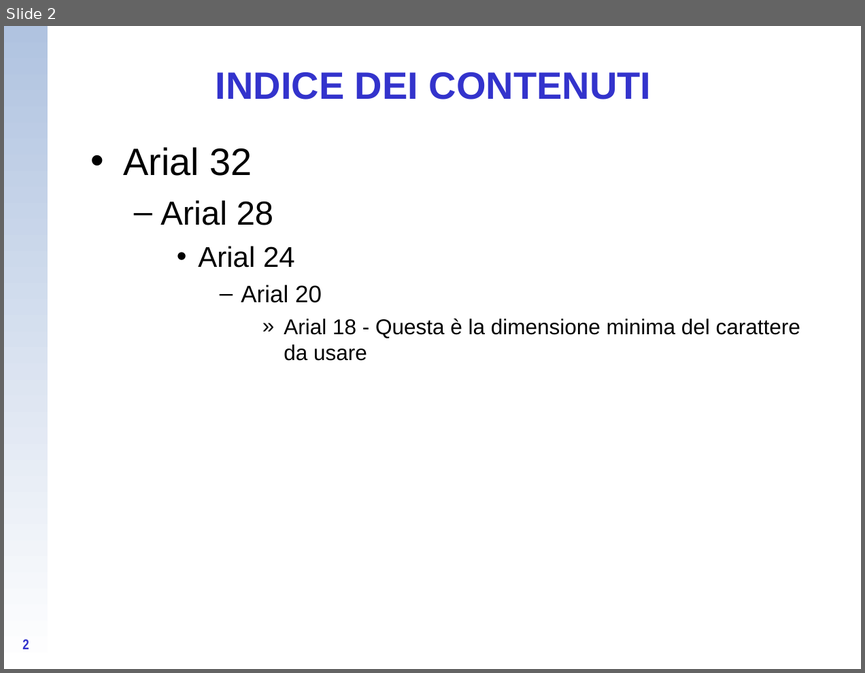
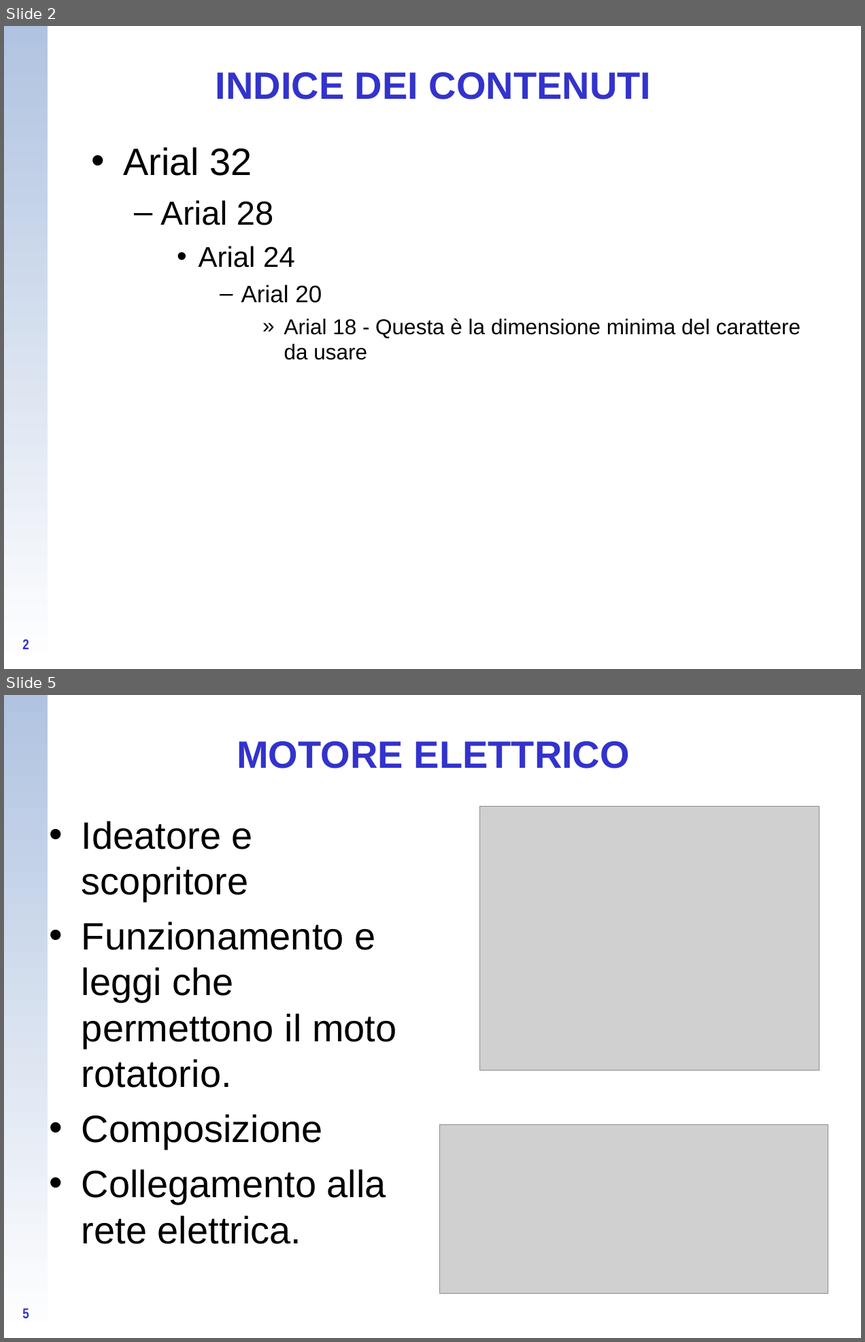
Before and after one commit to CampelloManuel/progetto-esame, a slide deck: tesina/Presentazione_tipo_Energia (te ne ho salvata una copia fusco, sei libero di usarla).ppt. Shown one above the other, each under a label of ours: slide 2 before the commit, slides 2 and 5 after it; the slides between them are not shown. The pictures are 865x673 and 865x1342 pixels, drawn with LibreOffice and Linux fonts; fonts in the diff are those of the drawing; grey boxes stand for pictures; background and template pictures are left out. Boxes give left, top, right and bottom in pixels: in the first picture for what was removed or moved away, otherwise in the second. Text is boxed around its words. In the diff, an @@ line names an element or a change of style, - is before the commit and + after.

```diff
--- a/tesina/Presentazione_tipo_Energia (te ne ho salvata una copia fusco, sei libero di usarla).ppt
+++ b/tesina/Presentazione_tipo_Energia (te ne ho salvata una copia fusco, sei libero di usarla).ppt
@@ slide 5 added at box(4, 695, 861, 1338), background picture (left out); not listed: 1 template element that a slide beside it also shows @@
@@ title added at box(237, 741, 630, 768), 32 pt, text #3333CC, bold @@
+MOTORE ELETTRICO
@@ picture added at box(479, 807, 819, 1070) @@
@@ text added at box(82, 821, 396, 1244), 32 pt, text #000000 @@
+• Ideatore e scopritore
+• Funzionamento e leggi che permettono il moto rotatorio.
+• Composizione
+• Collegamento alla rete elettrica.
@@ picture added at box(439, 1124, 827, 1293) @@
@@ page number added at box(22, 1308, 29, 1318), 12 pt, text #3333CC, bold @@
+5
```
Also in this commit, not shown: 1 slide changed, 6 other slides added, 2 slides removed, 3 other files.
